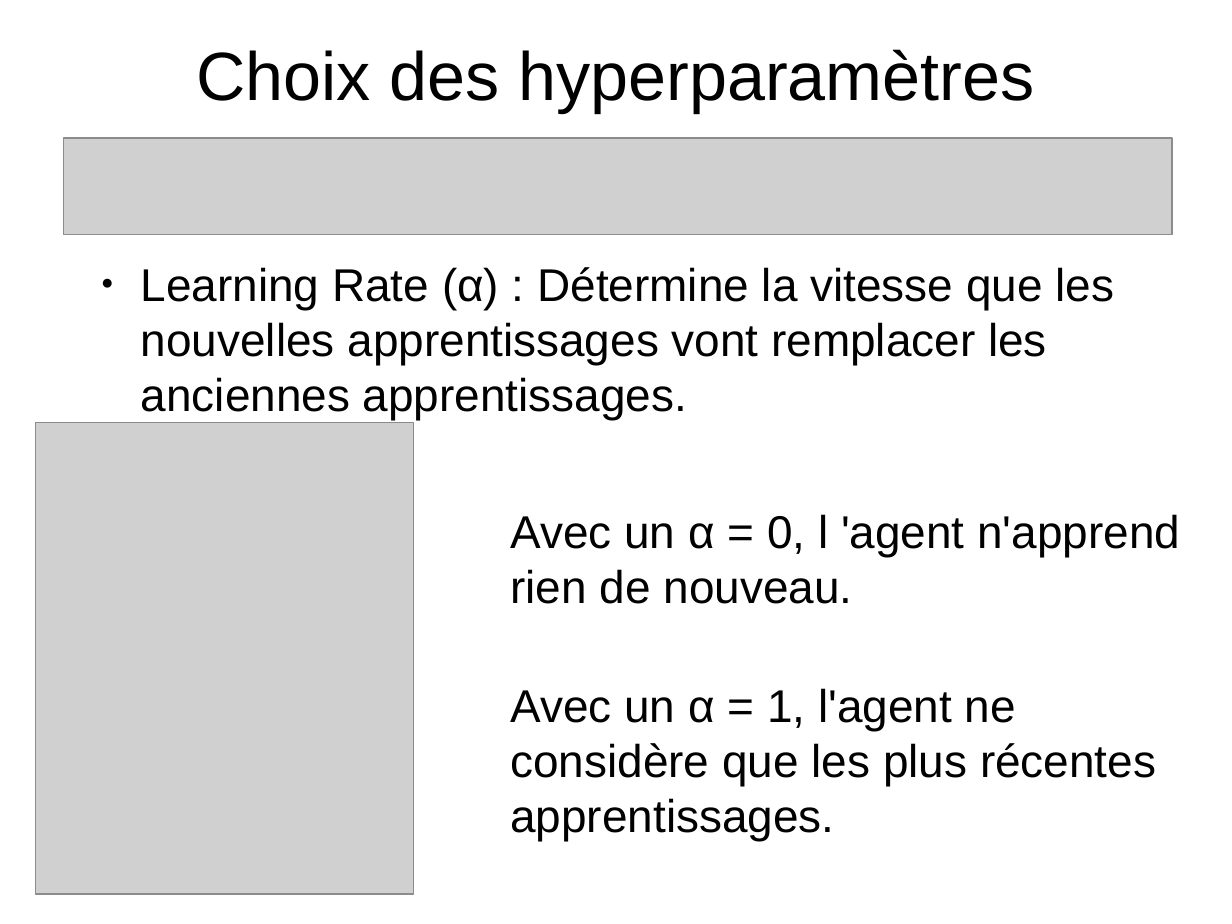
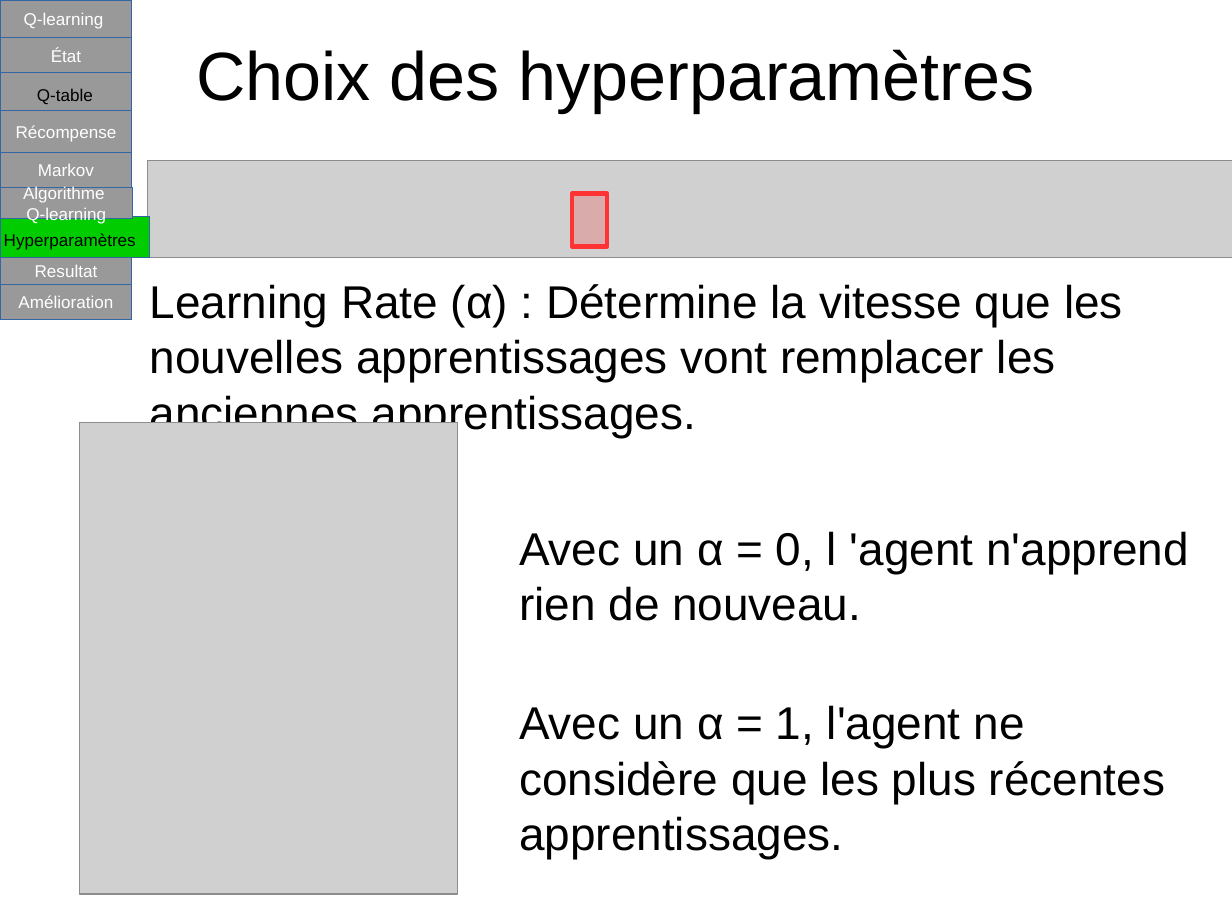
Before and after one commit to pfpimenta/projet_majeure, a slide deck: slide 17 of Presentation.odp. Drawn at 1232x924 pixels with LibreOffice and Linux fonts; fonts in the diff are those of the drawing; grey boxes stand for pictures; background and template pictures are left out. Boxes give left, top, right and bottom in pixels: in the first picture for what was removed or moved away, otherwise in the second. Text is boxed around its words. In the diff, an @@ line names an element or a change of style, - is before the commit and + after.

Commit message:
Presque fini, en fait on peut meme passer avec ça

```diff
--- a/Presentation.odp
+++ b/Presentation.odp
@@ rectangle added at box(0, 0, 132, 38), fill #999999, outline #3465A4 0 pt, 11 pt, text #FFFFFF @@
+Q-learning
@@ rectangle added at box(0, 38, 132, 73), fill #999999, outline #3465A4 0 pt, 11 pt, text #FFFFFF @@
+État
@@ rectangle added at box(0, 73, 132, 111), fill #999999, outline #3465A4 0 pt @@
@@ text added at box(37, 88, 93, 104), 11 pt, text #000000 @@
+Q-table
@@ rectangle added at box(0, 111, 132, 152), fill #999999, outline #3465A4 0 pt, 11 pt, text #FFFFFF @@
+Récompense
@@ rectangle added at box(0, 152, 132, 187), fill #999999, outline #3465A4 0 pt, 11 pt, text #FFFFFF @@
+Markov
@@ picture: place and size @@
-picture at box(64, 139, 1173, 236)
+picture at box(148, 161, 1232, 258)
@@ rectangle added at box(0, 188, 132, 219), fill #999999, outline #3465A4 0 pt, 11 pt, text #FFFFFF @@
+Algorithme
+Q-learning
@@ rectangle added at box(572, 193, 607, 246), fill #FF3333 at 23% opacity, outline #FF3333 3 pt @@
@@ rectangle added at box(0, 216, 150, 257), fill #00CC00, outline #3465A4 0 pt @@
@@ text added at box(4, 233, 136, 250), 11 pt, text #000000 @@
+Hyperparamètres
@@ rectangle added at box(0, 258, 132, 285), fill #999999, outline #3465A4 0 pt, 11 pt, text #FFFFFF @@
+Resultat
@@ rectangle added at box(0, 284, 132, 319), fill #999999, outline #3465A4 0 pt, 11 pt, text #FFFFFF @@
+Amélioration
@@ text "Learning Rate (α) : Détermine ...": place and size @@
-text "Learning Rate (α) : Détermine ..." at box(141, 267, 1180, 786)
+text "Learning Rate (α) : Détermine ..." at box(150, 284, 1189, 803)
@@ picture: place and size @@
-picture at box(35, 423, 414, 894)
+picture at box(79, 423, 458, 894)
```
Also in this commit, not shown: 15 other slides changed, 1 slide added, 1 slide removed.
